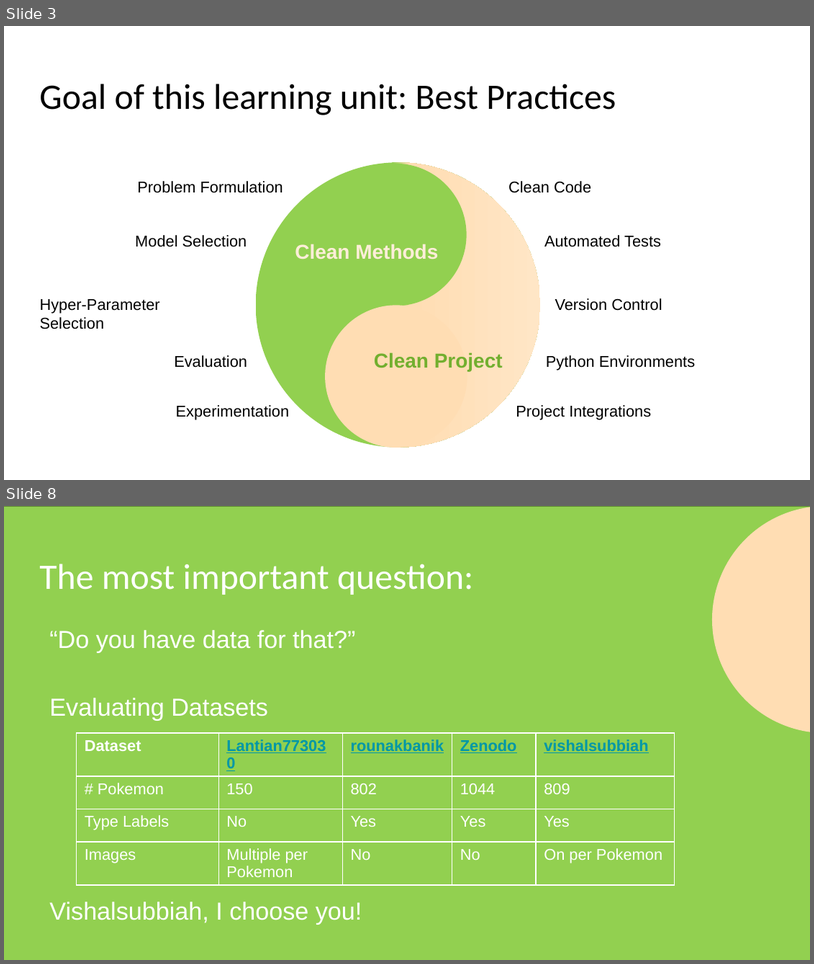
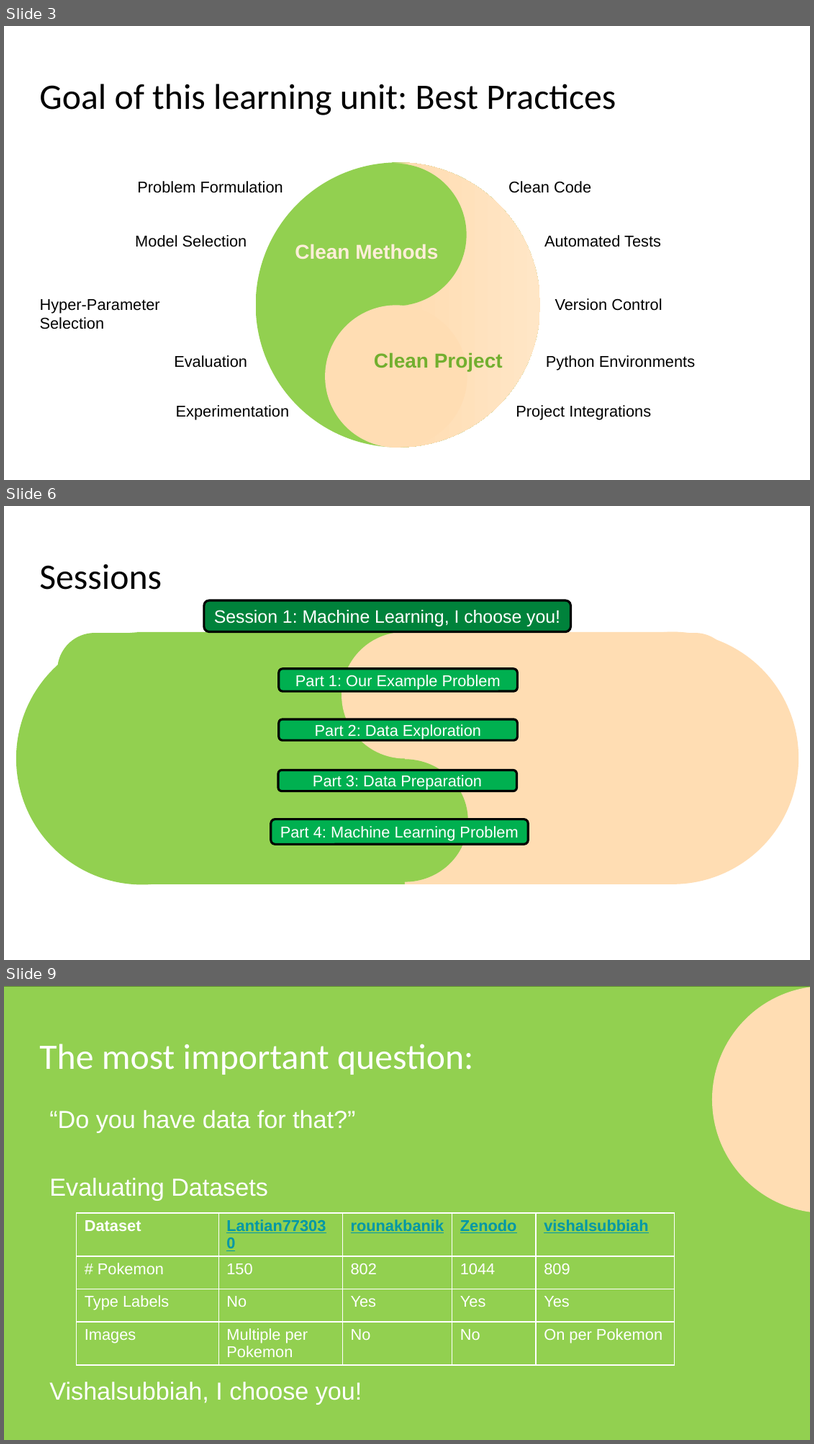
Before and after one commit to frank-trollmann/machine-learning_example-project, a slide deck: documentation/Session 1.pptx. Shown one above the other, each under a label of ours: slides 3 and 8 before the commit, slides 3, 6 and 9 after it; the slides between them are not shown. The pictures are 814x964 and 814x1444 pixels, drawn with LibreOffice and Linux fonts; fonts in the diff are those of the drawing. Boxes give left, top, right and bottom in pixels: in the first picture for what was removed or moved away, otherwise in the second. Text is boxed around its words. In the diff, an @@ line names an element or a change of style, - is before the commit and + after.

Commit message:
fix: finalized Session 1 slides.

```diff
--- a/documentation/Session 1.pptx
+++ b/documentation/Session 1.pptx
@@ slide 6 added at (4,506,810,960), background #FFFFFF @@
@@ title added at (39,564,162,590), 32 pt, text #000000 @@
+Sessions
@@ rounded rectangle added at (204,600,571,632), fill #00823B, outline #000000 2 pt, 16 pt, text #FFFFFF @@
+Session 1: Machine Learning, I choose you!
@@ group added at (16,632,799,884): 4 ellipses, 2 rectangles @@
@@ group added at (57,633,733,708): 4 ellipses, 2 rectangles @@
+Data Exploration
+Problem Formulation
+Project Setup
@@ rounded rectangle added at (279,669,517,692), fill #00B050, outline #000000 2 pt, 14 pt, text #FFFFFF @@
+Part 1: Our Example Problem
@@ rounded rectangle added at (279,719,517,740), fill #00B050, outline #000000 2 pt, 14 pt, text #FFFFFF @@
+Part 2: Data Exploration
@@ rounded rectangle added at (278,770,517,790), fill #00B050, outline #000000 2 pt, 14 pt, text #FFFFFF @@
+Part 3: Data Preparation
@@ rounded rectangle added at (271,819,528,844), fill #00B050, outline #000000 2 pt, 14 pt, text #FFFFFF @@
+Part 4: Machine Learning Problem
@@ what was slide 8 is now slide 9 @@
```
Also in this commit, not shown: 15 slides changed, 1 other file.
